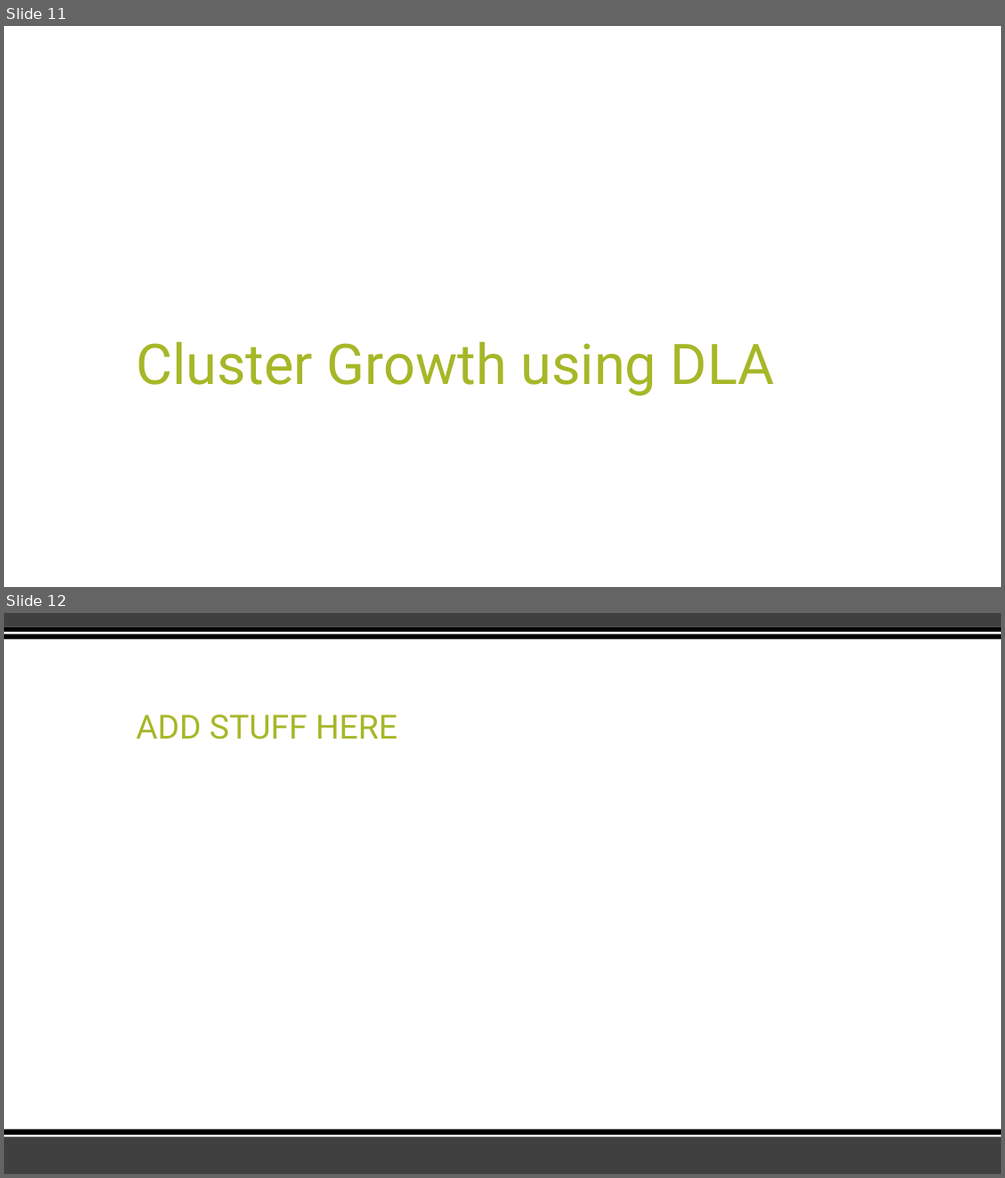
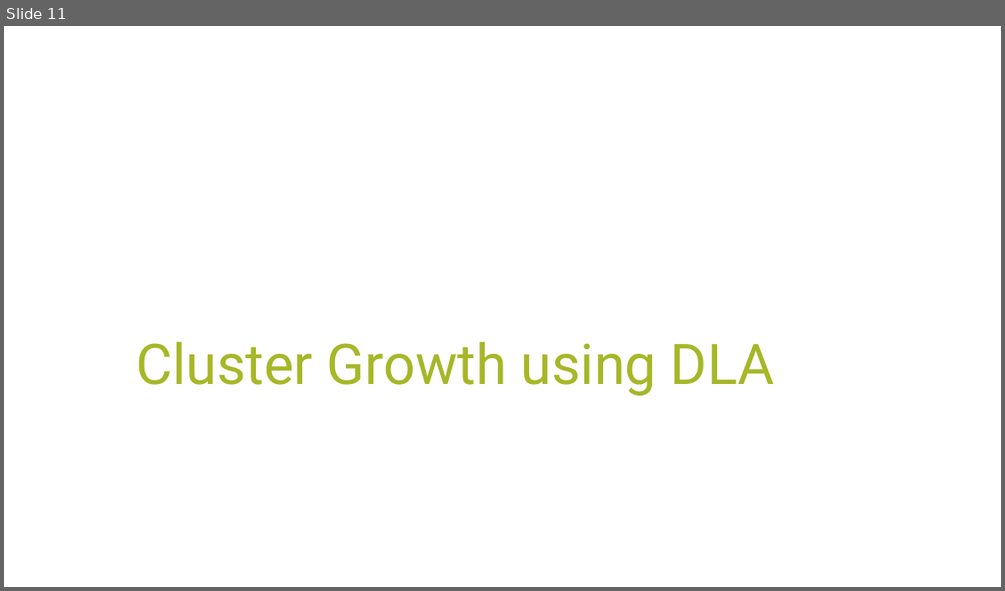
Before and after one commit to tahoeschrader/PHYS566_group4_project-1a_walk-diffusion-cluster, a slide deck: Presentation.pptx. Shown one above the other, each under a label of ours: slides 11 and 12 before the commit, slide 11 after it. The pictures are 1005x1178 and 1005x591 pixels, drawn with LibreOffice and Linux fonts; fonts in the diff are those of the drawing. Boxes give left, top, right and bottom in pixels: in the first picture for what was removed or moved away, otherwise in the second. Text is boxed around its words. In the diff, an @@ line names an element or a change of style, - is before the commit and + after.

```diff
--- a/Presentation.pptx
+++ b/Presentation.pptx
@@ slide 12 removed at (4, 613, 1001, 1174), background #FFFFFF @@
@@ rectangle removed at (4, 613, 1001, 627) @@
@@ rectangle removed at (4, 627, 1001, 639) @@
@@ rectangle removed at (4, 632, 1001, 634) @@
@@ title removed at (136, 714, 397, 739) @@
-ADD STUFF HERE
@@ rectangle removed at (4, 1136, 1001, 1174) @@
@@ rectangle removed at (4, 1129, 1001, 1137) @@
@@ rectangle removed at (4, 1135, 1001, 1137) @@
```
Also in this commit, not shown: 2 slides changed, 3 slides added, 1 other slide removed.
